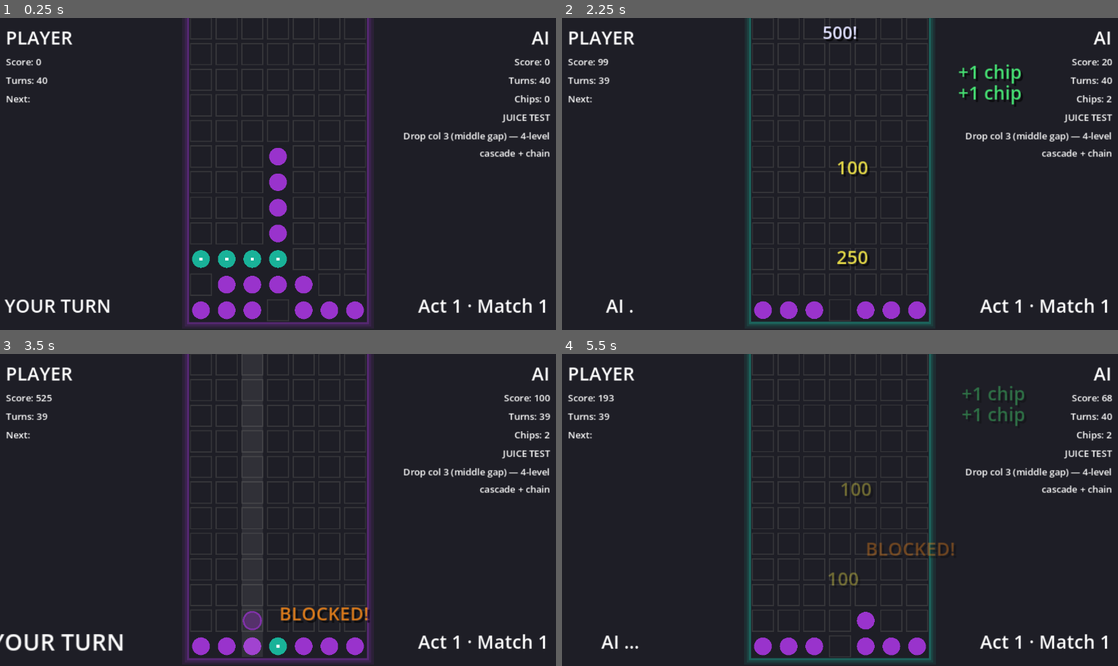
Above: before the commit, frames 1-4 (two rows, left to right).
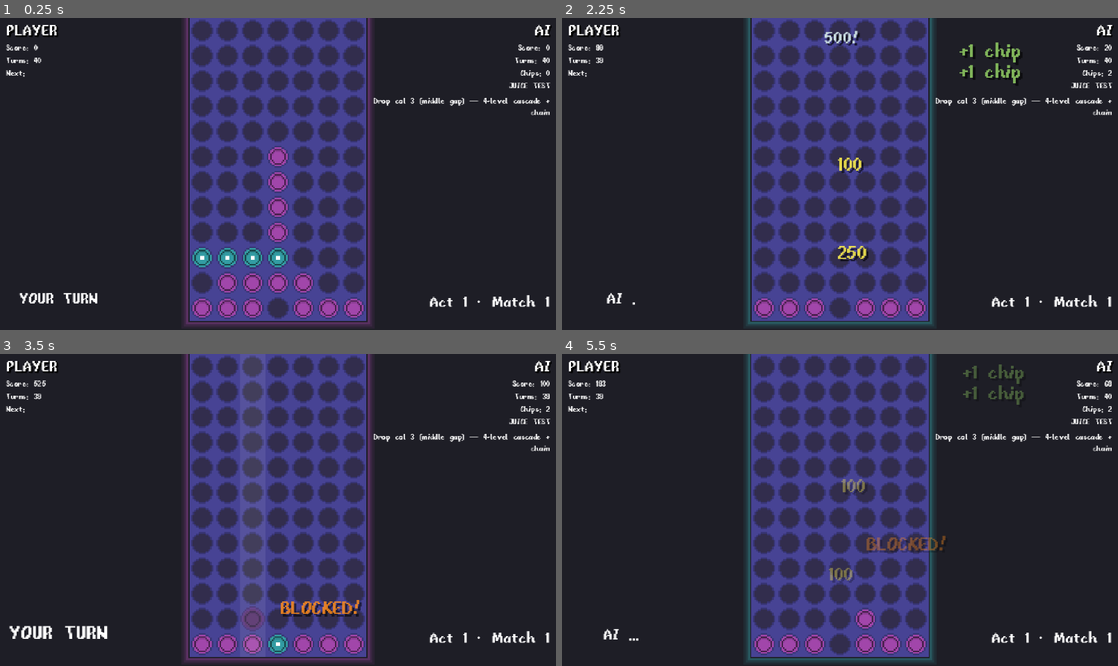
Above: after the commit, the same moments.

Repository: Huffmanz/plummet
Game: Godot game, scene res://scenes/tests/juice_test.tscn
Same seed, same stepped clock (60 frames per second), same inputs: the game is played once before the commit and once after it. The project has no main scene, so this scene is started directly.
Inputs (mouse positions are in pixels of both pictures, inside the frame that each line leads up to):
- Up to frame 1 (0.25 s): no input
- Up to frame 2 (2.25 s): tap Enter at 0.5, 2 s; move the mouse to (962, 158) at 0.52 s; tap R at 0.6 s; click (962, 158) at 0.67 s; tap Space at 1.25 s; move the mouse to (728, 189) at 1.27 s; tap M at 1.35 s; click (728, 189) at 1.42 s; move the mouse to (895, 105) at 2.02 s; tap T at 2.1 s; click (895, 105) at 2.17 s
- Up to frame 3 (3.5 s): move the mouse to (250, 572) at 2.77 s; tap R at 2.85 s; click (250, 572) at 2.92 s
- Up to frame 4 (5.5 s): move the mouse to (1006, 556) at 3.52 s; tap M at 3.6 s; click (1006, 556) at 3.67 s; tap Space at 4.25 s; move the mouse to (673, 463) at 4.27 s; tap T at 4.35 s; click (673, 463) at 4.42 s; tap Enter at 5 s; move the mouse to (867, 510) at 5.02 s; tap R at 5.1 s; click (867, 510) at 5.17 s

The runs differ from the first frame. In frame 1, 35% of the frame differs, in the area x 0-100%, y 0-98%; in frame 2, 35%; in frame 3, 35%; in frame 4, 35%, in the area x 1-100%, y 0-98%.

Commit message:
feat: implement pixel art sprite rendering (feature 15)
Replace programmatic draw_circle/draw_rect calls with a 256x256 spritesheet.
Grid tile (sprite 0) always renders on top of pieces; game piece (sprite 1)
is tinted per player/AI color. Falling and gravity pieces draw into BoardCanvas
behind the grid tile overlay via a split render_board_under/render_board_tiles
pass. Cell gap removed for seamless tiling. New palette applied to all board,
piece, particle, and popup colors.

Diff:
--- a/project.godot
+++ b/project.godot
@@ -22,10 +22,15 @@
 window/size/window_height_override=2160
 window/stretch/mode="canvas_items"
 
+[gui]
+
+theme/custom_font="uid://b7w5yni1qxg8n"
+
 [physics]
 
 3d/physics_engine="Jolt Physics"
 
 [rendering]
 
+textures/canvas_textures/default_texture_filter=3
 rendering_device/driver.windows="d3d12"
--- a/scenes/game/game_board.tscn
+++ b/scenes/game/game_board.tscn
@@ -53,6 +53,10 @@
 [node name="PlayerTitle" type="Label" parent="MarginContainer/LeftPanel" unique_id=1080029853]
 unique_name_in_owner = true
 layout_mode = 2
+theme_override_colors/font_shadow_color = Color(0, 0, 0, 1)
+theme_override_constants/shadow_offset_x = 1
+theme_override_constants/shadow_offset_y = 1
+theme_override_constants/shadow_outline_size = 2
 theme_override_font_sizes/font_size = 16
 text = "PLAYER"
 
@@ -91,6 +95,10 @@
 [node name="AITitle" type="Label" parent="MarginContainer/RightPanel" unique_id=1216232477]
 unique_name_in_owner = true
 layout_mode = 2
+theme_override_colors/font_shadow_color = Color(0, 0, 0, 1)
+theme_override_constants/shadow_offset_x = 1
+theme_override_constants/shadow_offset_y = 1
+theme_override_constants/shadow_outline_size = 2
 theme_override_font_sizes/font_size = 16
 text = "AI"
 horizontal_alignment = 2
--- a/scripts/animation/anim_layer.gd
+++ b/scripts/animation/anim_layer.gd
@@ -30,6 +30,10 @@
 var renderer: BoardRenderer
 var shake_offset: Vector2 = Vector2.ZERO
 
+
+func _ready() -> void:
+	texture_filter = CanvasItem.TEXTURE_FILTER_NEAREST
+
 # --- Drop animation ---
 var _drop_active: bool = false
 var _drop_x: float = 0.0
@@ -76,7 +80,7 @@
 	var text: String = ""
 	var pos: Vector2 = Vector2.ZERO
 	var elapsed: float = 0.0
-	var color: Color = Color(1.0, 0.95, 0.3)
+	var color: Color = Color("#f6e455")
 
 var _popups: Array = []
 
@@ -368,8 +372,6 @@
 	_draw_col_flashes()
 	_draw_mod_flashes()
 	_draw_clear_anim()
-	_draw_grav()
-	_draw_drop_anim()
 	_draw_bursts()
 	_draw_score_particles()
 	_draw_popups()
@@ -378,6 +380,17 @@
 	_draw_combo_text()
 
 
+func has_active_pieces() -> bool:
+	return _drop_active or _grav_active
+
+
+func draw_pieces_to(canvas: CanvasItem) -> void:
+	if renderer == null:
+		return
+	_draw_grav_to(canvas)
+	_draw_drop_to(canvas)
+
+
 func _draw_ai_preview() -> void:
 	if _ai_preview_col < 0 or renderer == null or renderer.layout == null:
 		return
@@ -387,7 +400,7 @@
 	var col_x := board.x + _ai_preview_col * step
 	var pulse := 0.5 + 0.5 * sin(_ai_preview_elapsed * _AI_PREVIEW_PULSE)
 	var rect := Rect2(col_x + shake_offset.x, board.y + shake_offset.y, renderer.layout.cell_size, h)
-	draw_rect(rect, Color(1.0, 0.9, 0.2, 0.18 * pulse))
+	draw_rect(rect, Color(0.965, 0.894, 0.333, 0.18 * pulse))
 
 
 func _draw_col_rejects() -> void:
@@ -401,7 +414,7 @@
 		var shake_x := sin(t * TAU * 3.0) * 4.0 * (1.0 - t)
 		var col_x := board.x + col * step + shake_x + shake_offset.x
 		var rect := Rect2(col_x, board.y + shake_offset.y, renderer.layout.cell_size, h)
-		draw_rect(rect, Color(1.0, 0.1, 0.1, 0.25 * (1.0 - t)))
+		draw_rect(rect, Color(0.843, 0.302, 0.298, 0.25 * (1.0 - t)))
 
 
 func _draw_col_flashes() -> void:
@@ -439,13 +452,13 @@
 	if not _grav_active or renderer == null:
 		return
 	for gp: _GravPiece in _grav_pieces:
-		var center := Vector2(gp.x + gp.cs * 0.5, gp.cur_y + gp.cs * 0.5) + shake_offset
-		var radius := gp.cs * 0.42
 		var color: Color = renderer.theme.color_player \
 			if gp.occupant == CellState.Occupant.PLAYER else renderer.theme.color_ai
-		draw_circle(center, radius, color)
+		var piece_rect := Rect2(gp.x + shake_offset.x, gp.cur_y + shake_offset.y, gp.cs, gp.cs)
+		renderer.theme.draw_piece(self, piece_rect, color)
 		if gp.occupant == CellState.Occupant.AI:
 			var dot_size := gp.cs * 0.15
+			var center := piece_rect.get_center()
 			draw_rect(Rect2(center - Vector2(dot_size, dot_size) * 0.5, Vector2(dot_size, dot_size)), Color.WHITE)
 
 
@@ -473,8 +486,11 @@
 		for i in _drop_trail.size():
 			var frac := float(i + 1) / float(_drop_trail.size() + 1)
 			var trail_alpha := frac * 0.6
-			var trail_r := radius * (0.35 + frac * 0.55)
-			draw_circle(_drop_trail[i] + shake_offset, trail_r, Color(color.r, color.g, color.b, trail_alpha))
+			var trail_size := _drop_cs * (0.35 + frac * 0.55)
+			var trail_pos: Vector2 = _drop_trail[i] + shake_offset
+			renderer.theme.draw_piece(self,
+				Rect2(trail_pos.x - trail_size * 0.5, trail_pos.y - trail_size * 0.5, trail_size, trail_size),
+				Color(color.r, color.g, color.b, trail_alpha))
 
 	# Land glow bloom — oversized circle fades out after impact
 	if _land_glow > 0.0 and not reduced_motion:
@@ -483,9 +499,66 @@
 		draw_circle(Vector2.ZERO, glow_r, Color(color.r, color.g, color.b, _land_glow * 0.55))
 		draw_set_transform(Vector2.ZERO, 0.0, Vector2.ONE)
 
-	draw_set_transform(center, 0.0, Vector2(1.0, _drop_scale_y))
-	draw_circle(Vector2.ZERO, radius, color)
-	draw_set_transform(Vector2.ZERO, 0.0, Vector2.ONE)
+	var half_w := _drop_cs * 0.5
+	var half_h := half_w * _drop_scale_y
+	renderer.theme.draw_piece(self,
+		Rect2(center.x - half_w, center.y - half_h, _drop_cs, _drop_cs * _drop_scale_y),
+		color)
+
+
+func _draw_grav_to(canvas: CanvasItem) -> void:
+	if not _grav_active or renderer == null:
+		return
+	for gp: _GravPiece in _grav_pieces:
+		var color: Color = renderer.theme.color_player \
+			if gp.occupant == CellState.Occupant.PLAYER else renderer.theme.color_ai
+		var piece_rect := Rect2(gp.x, gp.cur_y, gp.cs, gp.cs)
+		renderer.theme.draw_piece(canvas, piece_rect, color)
+		if gp.occupant == CellState.Occupant.AI:
+			var dot_size := gp.cs * 0.15
+			var center := piece_rect.get_center()
+			canvas.draw_rect(Rect2(center - Vector2(dot_size, dot_size) * 0.5, Vector2(dot_size, dot_size)), Color.WHITE)
+
+
+func _draw_drop_to(canvas: CanvasItem) -> void:
+	if not _drop_active:
+		return
+	var color: Color = renderer.theme.color_player \
+		if _drop_owner == CellState.Occupant.PLAYER else renderer.theme.color_ai
+	var center := Vector2(_drop_x + _drop_cs * 0.5, _drop_y + _drop_cs * 0.5)
+	var radius := _drop_cs * 0.42
+
+	if _drop_phase == 0 and not reduced_motion:
+		var cur_dist := maxf(0.0, _drop_target_y - _drop_y)
+		var dist_frac := clampf(cur_dist / (_drop_cs * 6.0), 0.0, 1.0)
+		var shadow_rx := _drop_cs * 0.38 * lerpf(0.9, 0.25, dist_frac)
+		var shadow_alpha := lerpf(0.45, 0.08, dist_frac)
+		var shadow_cx := _drop_x + _drop_cs * 0.5
+		var shadow_cy := _drop_target_y + _drop_cs * 0.5
+		canvas.draw_set_transform(Vector2(shadow_cx, shadow_cy), 0.0, Vector2(1.0, 0.25))
+		canvas.draw_circle(Vector2.ZERO, shadow_rx, Color(0.0, 0.0, 0.0, shadow_alpha))
+		canvas.draw_set_transform(Vector2.ZERO, 0.0, Vector2.ONE)
+
+		for i in _drop_trail.size():
+			var frac := float(i + 1) / float(_drop_trail.size() + 1)
+			var trail_alpha := frac * 0.6
+			var trail_size := _drop_cs * (0.35 + frac * 0.55)
+			var trail_pos: Vector2 = _drop_trail[i]
+			renderer.theme.draw_piece(canvas,
+				Rect2(trail_pos.x - trail_size * 0.5, trail_pos.y - trail_size * 0.5, trail_size, trail_size),
+				Color(color.r, color.g, color.b, trail_alpha))
+
+	if _land_glow > 0.0 and not reduced_motion:
+		var glow_r := radius * (1.0 + _land_glow * 0.4)
+		canvas.draw_set_transform(center, 0.0, Vector2(1.0, _drop_scale_y))
+		canvas.draw_circle(Vector2.ZERO, glow_r, Color(color.r, color.g, color.b, _land_glow * 0.55))
+		canvas.draw_set_transform(Vector2.ZERO, 0.0, Vector2.ONE)
+
+	var half_w := _drop_cs * 0.5
+	var half_h := half_w * _drop_scale_y
+	renderer.theme.draw_piece(canvas,
+		Rect2(center.x - half_w, center.y - half_h, _drop_cs, _drop_cs * _drop_scale_y),
+		color)
 
 
 func _draw_bursts() -> void:
@@ -541,7 +614,7 @@
 	draw_string(font, pos + Vector2(2.0, 2.0), _combo_text, HORIZONTAL_ALIGNMENT_LEFT, -1,
 		font_size, Color(0.0, 0.0, 0.0, alpha * 0.7))
 	draw_string(font, pos, _combo_text, HORIZONTAL_ALIGNMENT_LEFT, -1,
-		font_size, Color(1.0, 0.9, 0.3, alpha))
+		font_size, Color(0.965, 0.894, 0.333, alpha))
 
 
 func _combo_alpha() -> float:
@@ -595,11 +668,11 @@
 	var pos := Vector2(board.x + bw - text_w - 4.0, board.y + bh - 4.0) + shake_offset
 	var badge_color: Color
 	if _cascade_badge_depth <= 2:
-		badge_color = Color(1.0, 0.95, 0.3, alpha)
+		badge_color = Color(0.965, 0.894, 0.333, alpha)
 	elif _cascade_badge_depth == 3:
-		badge_color = Color(1.0, 0.6, 0.1, alpha)
+		badge_color = Color(0.922, 0.616, 0.271, alpha)
 	else:
-		badge_color = Color(1.0, 0.2, 0.2, alpha)
+		badge_color = Color(0.843, 0.302, 0.298, alpha)
 	draw_string(font, pos + Vector2(2.0, 2.0), text, HORIZONTAL_ALIGNMENT_LEFT, -1,
 		font_size, Color(0.0, 0.0, 0.0, alpha * 0.7))
 	draw_string(font, pos, text, HORIZONTAL_ALIGNMENT_LEFT, -1, font_size, badge_color)
@@ -622,7 +695,7 @@
 	draw_string(font, pos + Vector2(2.0, 2.0), _milestone_text, HORIZONTAL_ALIGNMENT_LEFT, -1,
 		font_size, Color(0.0, 0.0, 0.0, alpha * 0.7))
 	draw_string(font, pos, _milestone_text, HORIZONTAL_ALIGNMENT_LEFT, -1,
-		font_size, Color(0.88, 0.88, 1.0, alpha))
+		font_size, Color(0.784, 0.859, 0.875, alpha))
 
 
 # ---- Public API ----
@@ -697,7 +770,7 @@
 	await _clear_done
 
 
-func spawn_popup(pos: Vector2, text: String, color: Color = Color(1.0, 0.95, 0.3)) -> void:
+func spawn_popup(pos: Vector2, text: String, color: Color = Color("#f6e455")) -> void:
 	var p := _Popup.new()
 	p.text = text
 	p.pos = pos
@@ -707,7 +780,7 @@
 
 
 func spawn_chip_popup(pos: Vector2) -> void:
-	spawn_popup(pos, "+1 chip", Color(0.3, 1.0, 0.5))
+	spawn_popup(pos, "+1 chip", Color("#8fcb62"))
 
 
 func play_shake(intensity_px: float, duration_frames: int) -> void:
--- a/scripts/visual/board_canvas.gd
+++ b/scripts/visual/board_canvas.gd
@@ -3,6 +3,11 @@
 var renderer: BoardRenderer
 var state: RenderState
 var shake_offset: Vector2 = Vector2.ZERO
+var anim_layer: AnimLayer = null
+
+
+func _ready() -> void:
+	texture_filter = CanvasItem.TEXTURE_FILTER_NEAREST
 
 
 func refresh(new_state: RenderState) -> void:
@@ -13,6 +18,9 @@
 func _process(_delta: float) -> void:
 	if state == null or renderer == null:
 		return
+	if anim_layer != null and anim_layer.has_active_pieces():
+		queue_redraw()
+		return
 	for c in RenderState.COLS:
 		if c < state.landing_rows.size() and state.landing_rows[c] >= RenderState.ROWS - 2 and state.landing_rows[c] >= 0:
 			queue_redraw()
@@ -20,15 +28,19 @@
 
 
 func _draw() -> void:
-	if renderer != null and state != null:
-		var s := renderer.idle_breathe_scale
-		if s != 1.0 and renderer.layout != null:
-			var origin := renderer.layout.board_origin + shake_offset
-			var bw := RenderState.COLS * renderer.layout.cell_size + (RenderState.COLS - 1) * LayoutManager.CELL_GAP
-			var bh := RenderState.ROWS * renderer.layout.cell_size + (RenderState.ROWS - 1) * LayoutManager.CELL_GAP
-			var center := origin + Vector2(bw, bh) * 0.5
-			draw_set_transform(center * (1.0 - s), 0.0, Vector2(s, s))
-		else:
-			draw_set_transform(shake_offset)
-		renderer.render_board(state, self)
-		draw_set_transform(Vector2.ZERO, 0.0, Vector2.ONE)
+	if renderer == null or state == null:
+		return
+	var s := renderer.idle_breathe_scale
+	if s != 1.0 and renderer.layout != null:
+		var origin := renderer.layout.board_origin + shake_offset
+		var bw := RenderState.COLS * renderer.layout.cell_size + (RenderState.COLS - 1) * LayoutManager.CELL_GAP
+		var bh := RenderState.ROWS * renderer.layout.cell_size + (RenderState.ROWS - 1) * LayoutManager.CELL_GAP
+		var center := origin + Vector2(bw, bh) * 0.5
+		draw_set_transform(center * (1.0 - s), 0.0, Vector2(s, s))
+	else:
+		draw_set_transform(shake_offset)
+	renderer.render_board_under(state, self)
+	if anim_layer != null:
+		anim_layer.draw_pieces_to(self)
+	renderer.render_board_tiles(state, self)
+	draw_set_transform(Vector2.ZERO, 0.0, Vector2.ONE)
--- a/scripts/visual/board_renderer.gd
+++ b/scripts/visual/board_renderer.gd
@@ -13,48 +13,54 @@
 
 
 func render_board(state: RenderState, canvas: CanvasItem) -> void:
+	render_board_under(state, canvas)
+	render_board_tiles(state, canvas)
+
+
+func render_board_under(state: RenderState, canvas: CanvasItem) -> void:
 	if state == null or layout == null or theme == null:
 		return
-
 	var board_rect := _board_rect()
-	# Board edge glow by turn
 	var glow_color := theme.color_player if state.active_player == CellState.Occupant.PLAYER else theme.color_ai
 	canvas.draw_rect(board_rect.grow(6.0), Color(glow_color.r, glow_color.g, glow_color.b, 0.10), false, 2.0)
 	canvas.draw_rect(board_rect.grow(4.0), Color(glow_color.r, glow_color.g, glow_color.b, 0.22), false, 2.0)
 	canvas.draw_rect(board_rect.grow(2.0), Color(glow_color.r, glow_color.g, glow_color.b, 0.45), false, 2.0)
-	# Background with cascade heat tint
-	var heat_bg := theme.color_bg.lerp(Color(0.25, 0.08, 0.03), cascade_heat)
+	var heat_bg := theme.color_bg.lerp(Color("#682d2c"), cascade_heat)
 	canvas.draw_rect(board_rect, heat_bg)
-
 	for fc in state.frozen_columns:
 		theme.draw_frozen_overlay(canvas, _column_rect(fc.col), fc.turns_remaining)
+	for c in RenderState.COLS:
+		for r in RenderState.ROWS:
+			var cs: CellState = state.get_cell(c, r)
+			if gravity_hidden_cells.has(Vector2i(c, r)) or cs.locked:
+				continue
+			var rect := cell_rect(c, r, state.gravity_flipped)
+			if cs.occupant == CellState.Occupant.PLAYER:
+				theme.draw_player_piece(canvas, rect, cs.piece_type)
+			elif cs.occupant == CellState.Occupant.AI:
+				theme.draw_ai_piece(canvas, rect, cs.piece_type)
 
+
+func render_board_tiles(state: RenderState, canvas: CanvasItem) -> void:
+	if state == null or layout == null or theme == null:
+		return
 	for c in RenderState.COLS:
 		for r in RenderState.ROWS:
 			var cs: CellState = state.get_cell(c, r)
 			var rect := cell_rect(c, r, state.gravity_flipped)
-			if gravity_hidden_cells.has(Vector2i(c, r)):
-				theme.draw_empty_cell(canvas, rect)
-			elif cs.locked:
-				theme.draw_locked_cell(canvas, rect)
-			elif cs.occupant == CellState.Occupant.EMPTY:
-				theme.draw_empty_cell(canvas, rect)
-			else:
-				if cs.occupant == CellState.Occupant.PLAYER:
-					theme.draw_player_piece(canvas, rect, cs.piece_type)
-				else:
-					theme.draw_ai_piece(canvas, rect, cs.piece_type)
-				for i in mini(cs.modifiers.size(), 3):
-					theme.draw_modifier_badge(canvas, rect, cs.modifiers[i], i)
-
-	# Column fill warnings
+			if gravity_hidden_cells.has(Vector2i(c, r)) or cs.locked:
+				theme.draw_locked_cell(canvas, rect) if cs.locked else theme.draw_empty_cell(canvas, rect)
+				continue
+			theme.draw_empty_cell(canvas, rect)
+			for i in mini(cs.modifiers.size(), 3):
+				theme.draw_modifier_badge(canvas, rect, cs.modifiers[i], i)
 	var t_ms := Time.get_ticks_msec() * 0.006
 	for c in RenderState.COLS:
 		var lr := state.landing_rows[c] if c < state.landing_rows.size() else -1
 		if lr >= RenderState.ROWS - 2 and lr >= 0:
 			var pulse := 0.5 + 0.5 * sin(t_ms)
 			var base_alpha := 0.35 if lr == RenderState.ROWS - 1 else 0.18
-			canvas.draw_rect(_column_rect(c), Color(1.0, 0.1, 0.1, base_alpha * pulse))
+			canvas.draw_rect(_column_rect(c), Color(0.843, 0.302, 0.298, base_alpha * pulse))
 
 
 func render_ghost(state: RenderState, canvas: CanvasItem) -> void:
--- a/scripts/visual/game_board.gd
+++ b/scripts/visual/game_board.gd
@@ -61,6 +61,7 @@
 	_layout_mgr = LayoutManager.new()
 
 	_board_canvas.renderer = _renderer
+	_board_canvas.anim_layer = _anim_layer
 	_ghost_canvas.renderer = _renderer
 	_queue_canvas.renderer = _renderer
 	_anim_layer.renderer = _renderer
--- a/scripts/visual/ghost_canvas.gd
+++ b/scripts/visual/ghost_canvas.gd
@@ -3,6 +3,10 @@
 var renderer: BoardRenderer
 var state: RenderState
 var shake_offset: Vector2 = Vector2.ZERO
+
+
+func _ready() -> void:
+	texture_filter = CanvasItem.TEXTURE_FILTER_NEAREST
 
 
 func refresh(new_state: RenderState) -> void:
--- a/scripts/visual/layout_manager.gd
+++ b/scripts/visual/layout_manager.gd
@@ -2,7 +2,7 @@
 
 const MIN_CELL_SIZE: float = 16.0
 const MAX_CELL_SIZE: float = 32.0
-const CELL_GAP: float = 4.0
+const CELL_GAP: float = 0.0
 const PANEL_WIDTH: float = 160.0
 const BOTTOM_STRIP_HEIGHT: float = 8.0
 const DESKTOP_MIN_WIDTH: float = 700.0
--- a/scripts/visual/queue_canvas.gd
+++ b/scripts/visual/queue_canvas.gd
@@ -5,6 +5,10 @@
 
 var _t: float = 0.0
 var _slide_offset: float = 0.0  # pixels: slides in when queue consumes a piece
+
+
+func _ready() -> void:
+	texture_filter = CanvasItem.TEXTURE_FILTER_NEAREST
 
 
 func refresh(new_state: RenderState) -> void:
--- a/scripts/visual/theme_base.gd
+++ b/scripts/visual/theme_base.gd
@@ -31,6 +31,10 @@
 	pass
 
 
+func draw_piece(_canvas: CanvasItem, _rect: Rect2, _color: Color) -> void:
+	pass
+
+
 func draw_locked_cell(_canvas: CanvasItem, _rect: Rect2) -> void:
 	pass
 
--- a/scripts/visual/theme_jam.gd
+++ b/scripts/visual/theme_jam.gd
@@ -9,21 +9,26 @@
 	"Double Drop": {"abbrev": "DD", "color": Color(0.2, 0.8, 0.3)},
 }
 
+const _GRID_TILE_REGION := Rect2(0, 0, 16, 16)
+const _PIECE_REGION := Rect2(16, 0, 16, 16)
+
 var _font: Font
+var _spritesheet: Texture2D
 
 
 func _init() -> void:
-	color_player = Color(0.6, 0.2, 0.8)
-	color_ai = Color(0.1, 0.7, 0.6)
-	color_empty = Color(0.3, 0.3, 0.3, 0.5)
-	color_bg = Color(0.12, 0.12, 0.15)
-	color_locked = Color(0.4, 0.4, 0.4)
-	color_frozen_overlay = Color(0.2, 0.5, 0.9, 0.25)
+	color_player = Color("#a146aa")
+	color_ai = Color("#339ca3")
+	color_empty = Color("#474394")
+	color_bg = Color("#322d4d")
+	color_locked = Color("#962f2c")
+	color_frozen_overlay = Color(0.522, 0.875, 0.922, 0.25)
 	_font = ThemeDB.fallback_font
+	_spritesheet = load("res://assets/assets.png")
 
 
 func draw_empty_cell(canvas: CanvasItem, rect: Rect2) -> void:
-	canvas.draw_rect(rect, color_empty, false, 1.0)
+	canvas.draw_texture_rect_region(_spritesheet, rect, _GRID_TILE_REGION, color_empty)
 
 
 func draw_player_piece(canvas: CanvasItem, rect: Rect2, piece_type: CellState.PieceType) -> void:
@@ -42,15 +47,16 @@
 
 
 func draw_ghost_piece(canvas: CanvasItem, rect: Rect2) -> void:
-	var center := rect.get_center()
-	var radius: float = rect.size.x * 0.42
-	canvas.draw_circle(center, radius, Color(color_player.r, color_player.g, color_player.b, 0.35))
-	canvas.draw_arc(center, radius, 0.0, TAU, 32,
-		Color(color_player.r, color_player.g, color_player.b, 0.70), 1.5)
+	var ghost_color := Color(color_player.r, color_player.g, color_player.b, 0.35)
+	canvas.draw_texture_rect_region(_spritesheet, rect, _PIECE_REGION, ghost_color)
+
+
+func draw_piece(canvas: CanvasItem, rect: Rect2, color: Color) -> void:
+	canvas.draw_texture_rect_region(_spritesheet, rect, _PIECE_REGION, color)
 
 
 func draw_locked_cell(canvas: CanvasItem, rect: Rect2) -> void:
-	canvas.draw_rect(rect, color_locked)
+	canvas.draw_texture_rect_region(_spritesheet, rect, _GRID_TILE_REGION, color_locked)
 	var font_size: int = int(rect.size.x * 0.45)
 	var text := "■"
 	var text_h: float = _font.get_ascent(font_size)
@@ -144,24 +150,22 @@
 
 	match piece_type:
 		CellState.PieceType.NORMAL:
-			canvas.draw_circle(center, radius, color)
+			canvas.draw_texture_rect_region(_spritesheet, rect, _PIECE_REGION, color)
 
 		CellState.PieceType.WEIGHTED:
-			canvas.draw_circle(center, radius, color)
+			canvas.draw_texture_rect_region(_spritesheet, rect, _PIECE_REGION, color)
 			canvas.draw_arc(center, radius, 0.0, TAU, 32, Color.WHITE, 3.0)
 
 		CellState.PieceType.GHOST:
-			canvas.draw_circle(center, radius, color.darkened(0.3))
-			# Dashed border: 8 short arcs with gaps
+			canvas.draw_texture_rect_region(_spritesheet, rect, _PIECE_REGION, color.darkened(0.3))
 			var dash_arc: float = TAU / 16.0
 			for i in 8:
 				var start_angle: float = i * TAU / 8.0
 				canvas.draw_arc(center, radius, start_angle, start_angle + dash_arc, 8, color, 1.5)
 
 		CellState.PieceType.VOLATILE:
-			canvas.draw_circle(center, radius, color)
-			# Spiky border: 8 short lines radiating outward
-			var spike_color := Color(0.95, 0.35, 0.1)
+			canvas.draw_texture_rect_region(_spritesheet, rect, _PIECE_REGION, color)
+			var spike_color := Color("#eb9d45")
 			for i in 8:
 				var angle: float = i * TAU / 8.0
 				var dir := Vector2(cos(angle), sin(angle))
Not shown, added: assets/Dicier v1_5_4/Dicier User Guide v1_5_4.txt
Not shown, added: assets/Dicier v1_5_4/Dicier codes v1_5_4.txt
Not shown, added: assets/Dicier v1_5_4/Dicier license v1_5_4.txt
Binary file added: assets/Dicier v1_5_4/otf-LibreOffice/DicierBD-Regular.otf
Not shown, added: assets/Dicier v1_5_4/otf-LibreOffice/DicierBD-Regular.otf.import
Binary file added: assets/Dicier v1_5_4/otf-LibreOffice/DicierBH-Regular.otf
Not shown, added: assets/Dicier v1_5_4/otf-LibreOffice/DicierBH-Regular.otf.import
Binary file added: assets/Dicier v1_5_4/otf-LibreOffice/DicierBL-Regular.otf
Not shown, added: assets/Dicier v1_5_4/otf-LibreOffice/DicierBL-Regular.otf.import
Binary file added: assets/Dicier v1_5_4/otf-LibreOffice/DicierFD-Regular.otf
Not shown, added: assets/Dicier v1_5_4/otf-LibreOffice/DicierFD-Regular.otf.import
Binary file added: assets/Dicier v1_5_4/otf-LibreOffice/DicierFH-Regular.otf
(and 82 more such lines)
